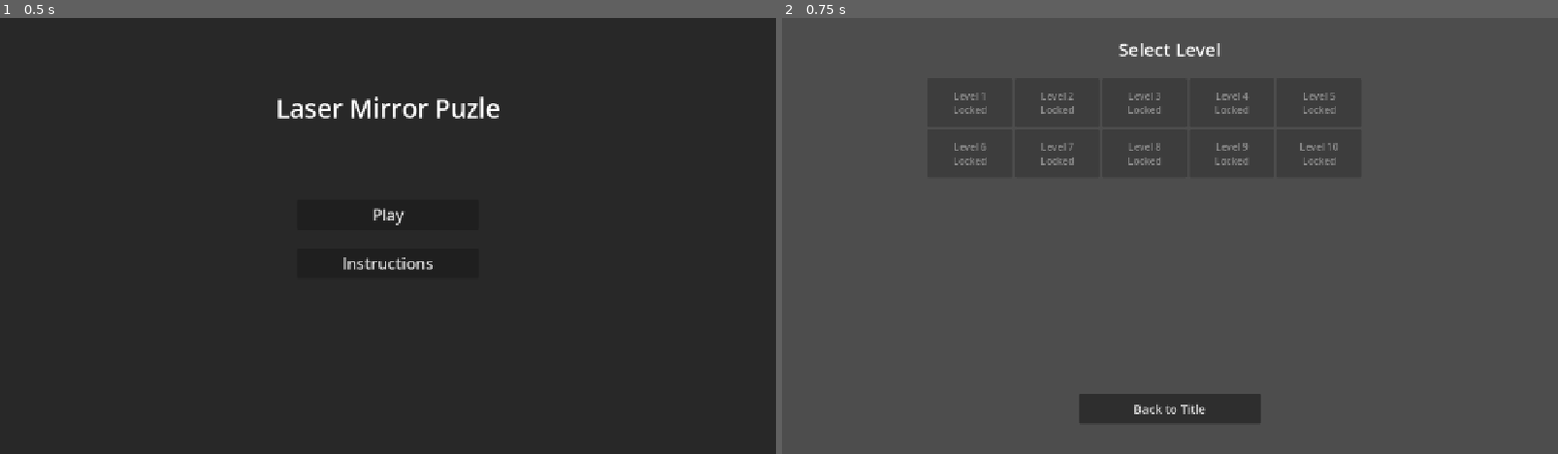
Above: before the commit, frames 1-2 (left to right).
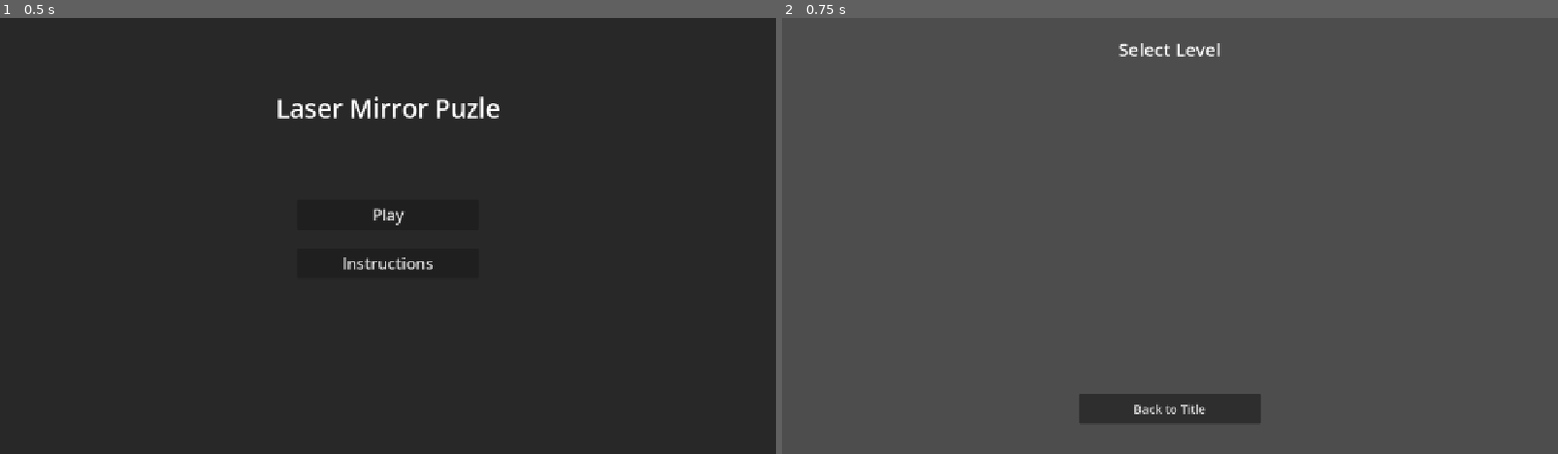
Above: after the commit, the same moments.

Repository: Tortiz-CSUF/laser-mirror-puzzle
Game: Godot game, scene res://Scenes/title_screen.tscn
The game is run twice, just before and just after one commit, with the same random seed, the same clock (stepped at 60 frames per second) and the same inputs.
Inputs:
- Up to frame 1 (0.5 s): no input
- Up to frame 2 (0.75 s): click "Play" at 0.5 s

Frame 1 is identical in both runs. In frame 2, 0.5% of the frame differs, in the area x 22-72%, y 17-34%.
Error after the commit: Out of bounds get index '2' (on base: 'Dictionary') (res://Scripts/level_menu.gd:17)

Commit message:
laser-mirror-puzzle-Interim_7

Diff:
--- a/Scripts/LevelData.gd
+++ b/Scripts/LevelData.gd
@@ -8,8 +8,10 @@
 func _ready() -> void:
 	# init all levels as locked except first lvl
 	for i in range(1, get_level_count() + 1):
-		level_progress[i] = {"status": GameData.LevelStatus.LOCKED, "moves": 0}
-	levels[1]["status"] = GameData.LevelStatus.INCOMPLETE
+		if i == 1:
+			level_progress[i] = {"status": GameData.LevelStatus.INCOMPLETE, "moves": 0}
+		else:
+			levels[1]["status"] = GameData.LevelStatus.LOCKED
 
 
 func get_level_count() -> int:
--- a/Scripts/level_menu.gd
+++ b/Scripts/level_menu.gd
@@ -14,7 +14,7 @@
 	for i in range(1, LevelData.get_level_count() + 1):
 		var btn := Button.new()
 		btn.custom_minimum_size = Vector2(140, 80)
-		var progress: Dictionary = LevelData.level_progress[i]
+		var progress: Dictionary = LevelData.level_progress[i + 1]
 		var status: int = progress["status"]
 
 		if status == GameData.LevelStatus.LOCKED:
